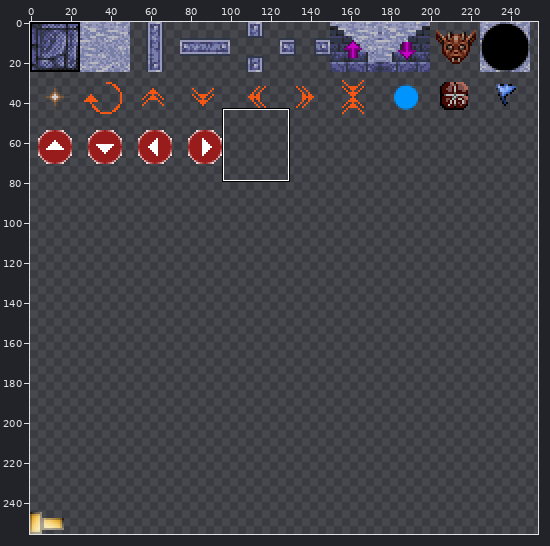
One commit to this sprite sheet: trunk/Games/DungeonEye/Forms/data/editor.png. Above, an overview of the earlier version with the close-up marked.
Close-up. Before the commit:
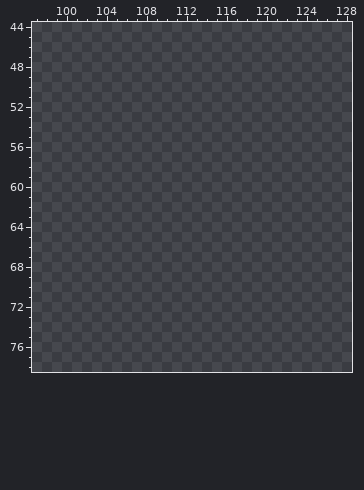
The file is 256x256 pixels. Pixels under 10% opacity are left out. Colours within 5 levels of each other are drawn and written as one. Shown: x 97..128, y 44..78. The wide view leaves out empty margins.
After:
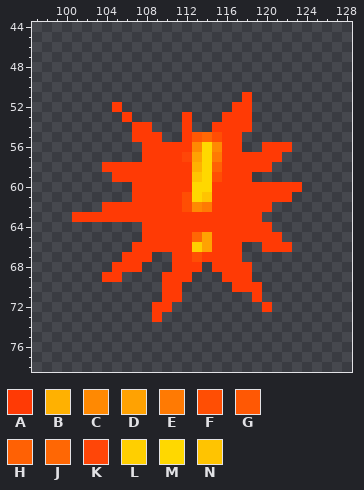
Palette (. is transparent): A #ff3a05  B #ffb101  C #ff8902  D #ffa202  E #ff7a03  F #ff4e04  G #ff5804  H #ff6104  J #ff6704  K #ff4608  L #ffcf00  M #ffd800  N #ffc401
Difference:
Changed rows in their new state; - is an unchanged pixel.
first column x 101:
51 -----------------A-----
52 ----A-----------AA-----
53 -----A-----A---AAA-----
54 ------AA---A--AAAA-----
55 ------AAA--AGJFAA------
56 -------AAAAACMCAA--AAA-
57 -------AAAAKDMEAAAAAA--
58 ---AAAAAAAAABMHAAAAA---
59 ----AAAAAAAANMFAAA-----
60 ------AAAAAAMMAAAAAAAAA
61 ------AAAAAFMNAAAAAAAA-
62 ---AAAAAAAAFCEAAAAAA---
63 AAAAAAAAAAAAAAAAAAA----
64 -------AAAAAAAAAAAAA---
65 -------AAAAAJDAAAAAAA--
66 ------AAAAAALDAAA--AAA-
67 -----AAA--AAFAAAA------
68 ----AAA---AAA-AAAA-----
69 ---AA----AAA---AAA-----
70 ---------AA-----AAA----
71 ---------AA-------A----
72 --------AA---------A---
73 --------A--------------
Changed places in both close-ups, as pixel boxes (x1, y1, x2, y2):
added: (72, 92, 302, 322)
